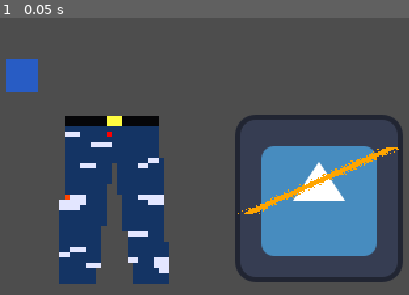
Above: before the commit, frame 1.
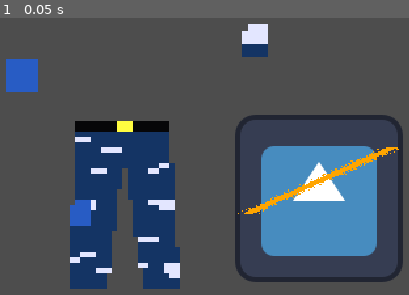
Above: after the commit, the same moment.

Repository: NoelKTheBest/renew-pants
Game: Godot game, scene res://test_scene_01.tscn
The game is run twice, just before and just after one commit, with the same random seed, the same clock (stepped at 60 frames per second) and the same inputs. The engine's default icon, where the game draws it, is replaced by a stand-in: a white triangle on a blue panel in a dark square.
Inputs:
- Up to frame 1 (0.05 s): no input

The runs differ from the first frame. In frame 1, 9.0% of the frame differs, in the area x 14-66%, y 2-98%.

Commit message:
Add paintbrush

Diff:
--- a/renew-your-clothes/add_image.gd
+++ b/renew-your-clothes/add_image.gd
@@ -37,23 +37,22 @@
 				if image.get_pixelv(Vector2i(vector.x - i, vector.y)).a == 1:
 					image.set_pixel(vector.x - i, vector.y, Color.ORANGE)
 
-	#image.flip_y()
+
+	#########################################################################
 	var new_texture = ImageTexture.create_from_image(image)
 	$Sprite2D.texture = new_texture
 
 	var pants : Image = $TatteredPants.texture.get_image()
 	var patch : Image = $ClothingPatch.texture.get_image()
 	patch.convert(Image.FORMAT_RGBA8)
-	print(pants.get_format())
-	print(patch.get_format())
-	var point = Vector2i(15, 3)
+	var temp_img : Image = Image.create_empty(5, 5, false, Image.FORMAT_RGBA8)
 	var patch_rect = patch.get_used_rect()
-	pants.blend_rect_mask(patch, pants, patch_rect, Vector2i(5, 15))
-	pants.set_pixelv(point, Color.RED)
-	pants.set_pixel(7, 15, Color.ORANGE_RED)
-	#pants.blend_rect(patch, Rect2i(0, 0, 4, 4), Vector2i(7, 15))
+	temp_img.blit_rect(pants, Rect2i(5, 15, 5, 5), Vector2i(0, 0))
+	pants.blit_rect_mask(patch, temp_img, patch_rect, Vector2i(5, 15))
+	#pants.blit_rect(patch, patch_rect, Vector2i(5, 15))
 	var new_pants = ImageTexture.create_from_image(pants)
 	$TatteredPants.texture = new_pants
+	$Sprite2D2.texture = ImageTexture.create_from_image(temp_img)
 
 	var source_image = Image.new()
 	source_image.load("res://icon.svg")
--- /dev/null
+++ b/renew-your-clothes/paintbrush.gd
@@ -0,0 +1,12 @@
+extends AnimatedSprite2D
+
+var horizontal = false
+
+# Called when the node enters the scene tree for the first time.
+func _ready() -> void:
+	pass # Replace with function body.
+
+
+# Called every frame. 'delta' is the elapsed time since the previous frame.
+func _process(delta: float) -> void:
+	pass
--- /dev/null
+++ b/renew-your-clothes/paintbrush.tscn
@@ -0,0 +1,72 @@
+[gd_scene load_steps=11 format=3 uid="uid://c8wfy2ulaigeu"]
+
+[ext_resource type="Texture2D" uid="uid://qryu8ieo32c7" path="res://paintbrush-Sheet.png" id="1_mg2q6"]
+[ext_resource type="Script" path="res://paintbrush.gd" id="2_sqhtj"]
+
+[sub_resource type="AtlasTexture" id="AtlasTexture_hagwt"]
+atlas = ExtResource("1_mg2q6")
+region = Rect2(0, 0, 64, 64)
+
+[sub_resource type="AtlasTexture" id="AtlasTexture_kmbek"]
+atlas = ExtResource("1_mg2q6")
+region = Rect2(64, 0, 64, 64)
+
+[sub_resource type="AtlasTexture" id="AtlasTexture_fn78m"]
+atlas = ExtResource("1_mg2q6")
+region = Rect2(128, 0, 64, 64)
+
+[sub_resource type="AtlasTexture" id="AtlasTexture_iuhee"]
+atlas = ExtResource("1_mg2q6")
+region = Rect2(192, 0, 64, 64)
+
+[sub_resource type="AtlasTexture" id="AtlasTexture_xybgx"]
+atlas = ExtResource("1_mg2q6")
+region = Rect2(256, 0, 64, 64)
+
+[sub_resource type="AtlasTexture" id="AtlasTexture_lav7i"]
+atlas = ExtResource("1_mg2q6")
+region = Rect2(320, 0, 64, 64)
+
+[sub_resource type="AtlasTexture" id="AtlasTexture_4ve31"]
+atlas = ExtResource("1_mg2q6")
+region = Rect2(384, 0, 64, 64)
+
+[sub_resource type="SpriteFrames" id="SpriteFrames_0na70"]
+animations = [{
+"frames": [{
+"duration": 1.0,
+"texture": SubResource("AtlasTexture_hagwt")
+}],
+"loop": true,
+"name": &"default",
+"speed": 5.0
+}, {
+"frames": [{
+"duration": 1.0,
+"texture": SubResource("AtlasTexture_kmbek")
+}, {
+"duration": 1.0,
+"texture": SubResource("AtlasTexture_fn78m")
+}, {
+"duration": 1.0,
+"texture": SubResource("AtlasTexture_iuhee")
+}, {
+"duration": 1.0,
+"texture": SubResource("AtlasTexture_xybgx")
+}, {
+"duration": 1.0,
+"texture": SubResource("AtlasTexture_lav7i")
+}, {
+"duration": 1.0,
+"texture": SubResource("AtlasTexture_4ve31")
+}],
+"loop": true,
+"name": &"swipe",
+"speed": 11.0
+}]
+
+[node name="paintbrush" type="AnimatedSprite2D"]
+sprite_frames = SubResource("SpriteFrames_0na70")
+animation = &"swipe"
+frame_progress = 0.439798
+script = ExtResource("2_sqhtj")
--- a/renew-your-clothes/test_scene_01.tscn
+++ b/renew-your-clothes/test_scene_01.tscn
@@ -21,9 +21,13 @@
 position = Vector2(252, 199)
 
 [node name="TatteredPants" type="Sprite2D" parent="Node2D"]
-position = Vector2(94, 200)
+position = Vector2(102, 204)
 scale = Vector2(4, 4)
 texture = ExtResource("3_6lb16")
 
 [node name="Sprite2D2" type="Sprite2D" parent="Node2D"]
 position = Vector2(201, 79)
+scale = Vector2(5, 5)
+
+[node name="Sprite2D3" type="Sprite2D" parent="Node2D"]
+position = Vector2(269.38, 79)
Binary file added: renew-your-clothes/paintbrush-Sheet.png
Not shown, added: renew-your-clothes/paintbrush-Sheet.png.import
